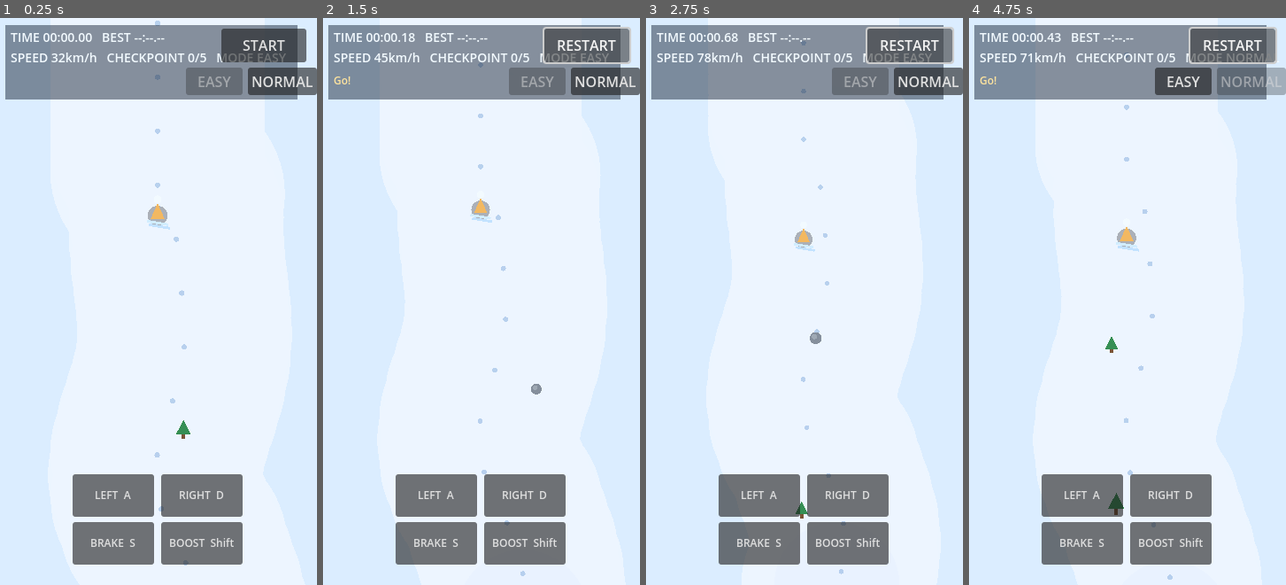
Above: before the commit, frames 1-4 (left to right).
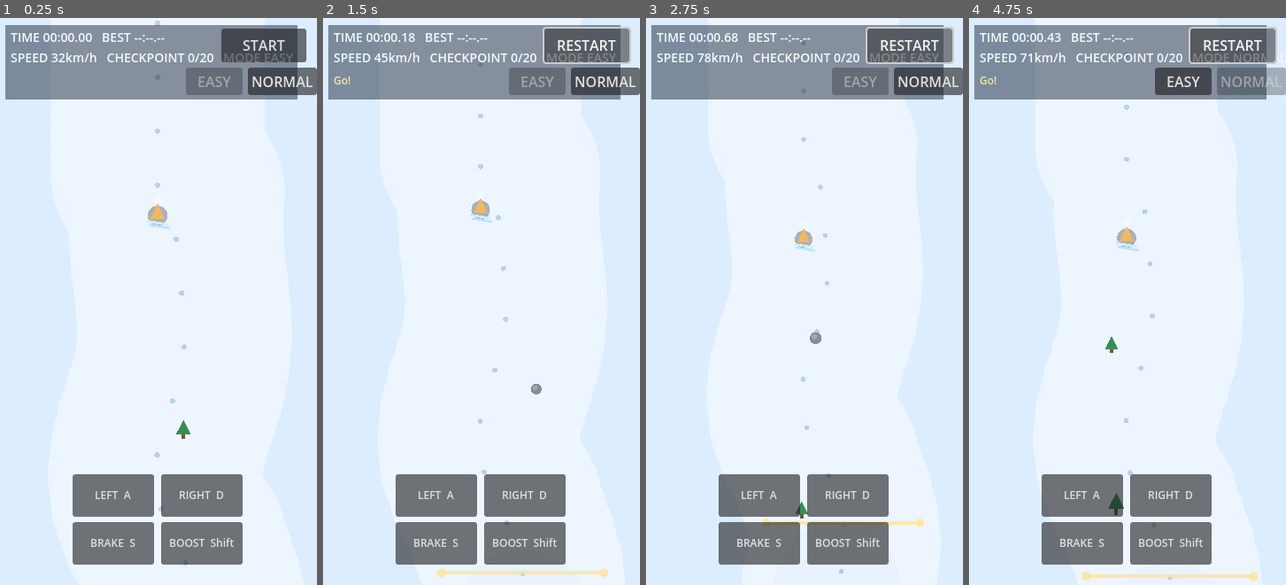
Above: after the commit, the same moments.

Repository: wndzlf/TapTapCho
Game: Godot game, scene res://scenes/main/Main.tscn
Two runs of this game, one before a commit and one after it. Both use one fixed random seed, a clock stepped at 60 frames per second and the inputs below.
Inputs:
- Up to frame 1 (0.25 s): no input
- Up to frame 2 (1.5 s): click "START" at 0.5 s; click "RESTART" at 1.25 s
- Up to frame 3 (2.75 s): click "RESTART" at 2 s
- Up to frame 4 (4.75 s): click "RESTART" at 2.75 s; click "NORMAL" at 3.5 s; click "START" at 4.25 s

The runs differ from the first frame. In frame 1, 0.2% of the frame differs, in the area x 63-93%, y 6-8%; in frame 2, 0.5%; in frame 3, 0.5%; in frame 4, 0.6%, in the area x 35-94%, y 6-100%.

Commit message:
feat(winter-ski-rush): expand checkpoints to 20

Diff:
--- a/godot-winter-ski-rush/scenes/main/Main.gd
+++ b/godot-winter-ski-rush/scenes/main/Main.gd
@@ -19,7 +19,9 @@
 const DIFFICULTY_EASY := 0
 const DIFFICULTY_NORMAL := 1
 
-const CHECKPOINT_Y := [760.0, 1520.0, 2360.0, 3220.0, 4080.0]
+const CHECKPOINT_COUNT := 20
+const CHECKPOINT_START_OFFSET_Y := 260.0
+const CHECKPOINT_END_OFFSET_Y := 240.0
 const SHORTCUT_IDS := ["shortcut_left_1", "shortcut_right_2", "shortcut_left_3"]
 
 var _track_points: Array[Vector2] = [
@@ -504,7 +506,9 @@
 	for sid in SHORTCUT_IDS:
 		shortcut_seen[sid] = false
 
-	for cp_y in CHECKPOINT_Y:
+	for i in range(CHECKPOINT_COUNT):
+		var t := float(i + 1) / float(CHECKPOINT_COUNT)
+		var cp_y := lerpf(WORLD_TOP + CHECKPOINT_START_OFFSET_Y, FINISH_Y - CHECKPOINT_END_OFFSET_Y, t)
 		checkpoints.append({"y": cp_y, "passed": false})
 
 	var obstacle_y := active_obstacle_start_y
Not shown, changed: godot-winter-ski-rush-web/index.html
Not shown, changed: godot-winter-ski-rush-web/index.pck
